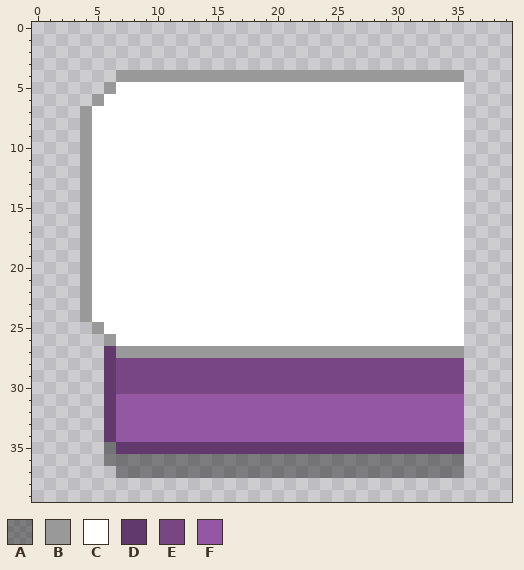
Two states of a pixel-art file, Tester/Assets/Images/Props/Tables/LeftTable.ase. Above, as it was before the edit.
40x40 pixels, 1 frame.
Visible layers, top first: "Layer 2" opacity 39%, "Layer 1".
Palette (. is transparent): A #00000063  B #999999  C #ffffff  D #62396c  E #774683  F #9457a3
Pixels before, first column x 4:
 4 ...BBBBBBBBBBBBBBBBBBBBBBBBBBBBB
 5 ..BCCCCCCCCCCCCCCCCCCCCCCCCCCCCC
 6 .BCCCCCCCCCCCCCCCCCCCCCCCCCCCCCC
 7 BCCCCCCCCCCCCCCCCCCCCCCCCCCCCCCC
 8 BCCCCCCCCCCCCCCCCCCCCCCCCCCCCCCC
 9 BCCCCCCCCCCCCCCCCCCCCCCCCCCCCCCC
10 BCCCCCCCCCCCCCCCCCCCCCCCCCCCCCCC
11 BCCCCCCCCCCCCCCCCCCCCCCCCCCCCCCC
12 BCCCCCCCCCCCCCCCCCCCCCCCCCCCCCCC
13 BCCCCCCCCCCCCCCCCCCCCCCCCCCCCCCC
14 BCCCCCCCCCCCCCCCCCCCCCCCCCCCCCCC
15 BCCCCCCCCCCCCCCCCCCCCCCCCCCCCCCC
16 BCCCCCCCCCCCCCCCCCCCCCCCCCCCCCCC
17 BCCCCCCCCCCCCCCCCCCCCCCCCCCCCCCC
18 BCCCCCCCCCCCCCCCCCCCCCCCCCCCCCCC
19 BCCCCCCCCCCCCCCCCCCCCCCCCCCCCCCC
20 BCCCCCCCCCCCCCCCCCCCCCCCCCCCCCCC
21 BCCCCCCCCCCCCCCCCCCCCCCCCCCCCCCC
22 BCCCCCCCCCCCCCCCCCCCCCCCCCCCCCCC
23 BCCCCCCCCCCCCCCCCCCCCCCCCCCCCCCC
24 BCCCCCCCCCCCCCCCCCCCCCCCCCCCCCCC
25 .BCCCCCCCCCCCCCCCCCCCCCCCCCCCCCC
26 ..BCCCCCCCCCCCCCCCCCCCCCCCCCCCCC
27 ..DBBBBBBBBBBBBBBBBBBBBBBBBBBBBB
28 ..DEEEEEEEEEEEEEEEEEEEEEEEEEEEEE
29 ..DEEEEEEEEEEEEEEEEEEEEEEEEEEEEE
30 ..DEEEEEEEEEEEEEEEEEEEEEEEEEEEEE
31 ..DFFFFFFFFFFFFFFFFFFFFFFFFFFFFF
32 ..DFFFFFFFFFFFFFFFFFFFFFFFFFFFFF
33 ..DFFFFFFFFFFFFFFFFFFFFFFFFFFFFF
34 ..DFFFFFFFFFFFFFFFFFFFFFFFFFFFFF
35 ..ADDDDDDDDDDDDDDDDDDDDDDDDDDDDD
36 ..AAAAAAAAAAAAAAAAAAAAAAAAAAAAAA
37 ...AAAAAAAAAAAAAAAAAAAAAAAAAAAAA
The result:
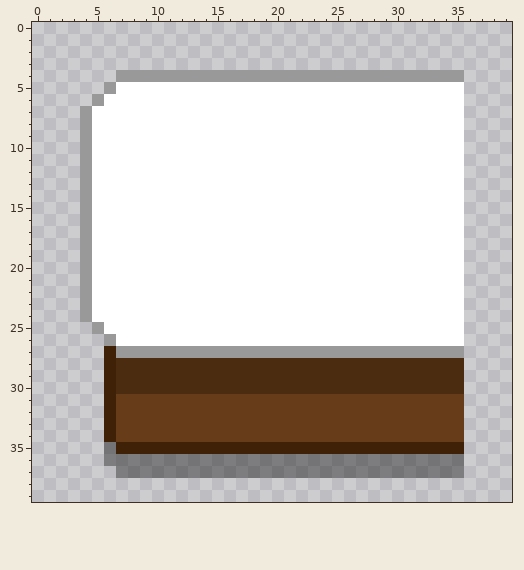
What changed:
Colour D changes from #62396c to #3f2107.
Colour E changes from #774683 to #4b2c11.
Colour F changes from #9457a3 to #663d18.
Pixel boxes of the changes (left, top, right, bottom) in both pictures:
changed: (104, 346, 464, 454)
